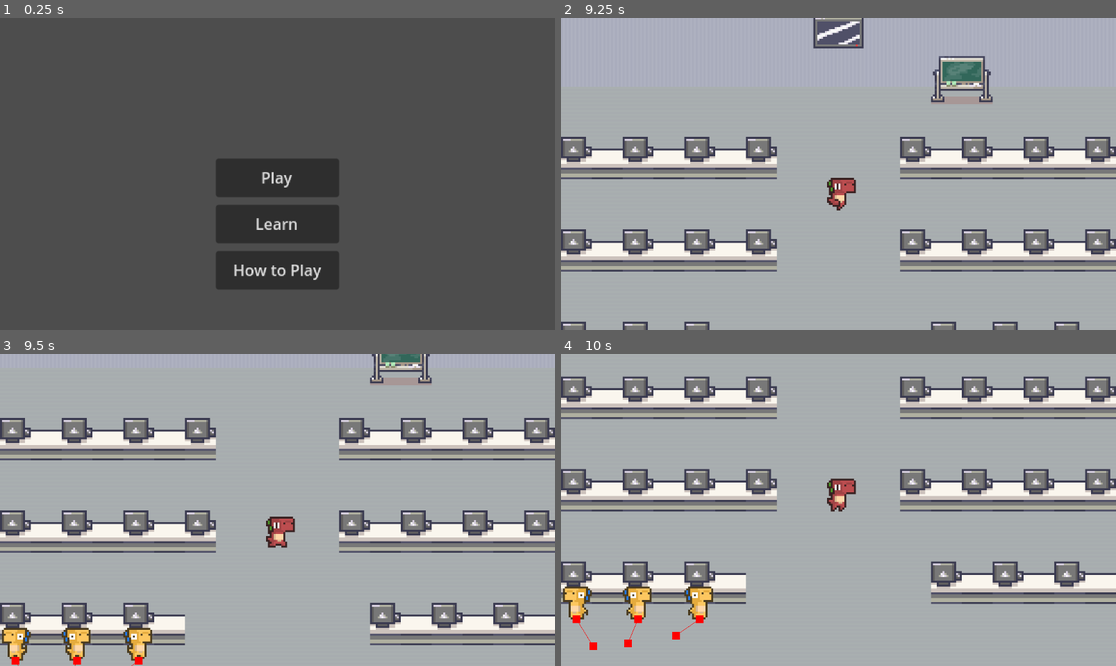
Above: before the commit, frames 1-4 (two rows, left to right).
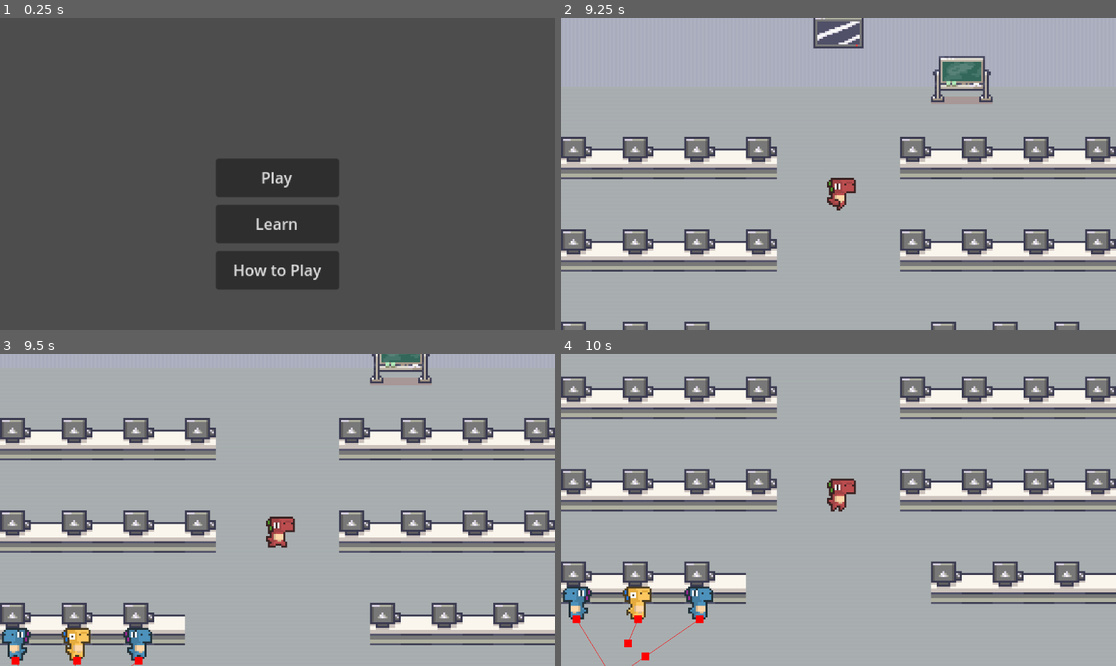
Above: after the commit, the same moments.

Repository: Raikosuu/Full-Tech-Panic_Public
Game: Godot game, scene res://scenes/main_menu.tscn
Same seed, same stepped clock (60 frames per second), same inputs: the game is played once before the commit and once after it.
Inputs (mouse positions are in pixels of both pictures, inside the frame that each line leads up to):
- Up to frame 1 (0.25 s): no input
- Up to frame 2 (9.25 s): click "Play" at 0.5 s; move the mouse to (810, 236) at 1.27 s; hold W (move_up) 1.28-2 s; click (810, 236) at 1.42 s; drag from (1005, 220) to (572, 239) at 2.02 s; move the mouse to (672, 127) at 2.77 s; hold A (move_left) 2.78-3.5 s; drag from (866, 174) to (760, 261) at 3.52 s; move the mouse to (755, 96) at 4.27 s; hold S (move_down) 4.28-5 s; drag from (960, 158) to (866, 220) at 5.02 s; move the mouse to (727, 189) at 5.77 s; hold W (move_up) 5.78-6.5 s; click (727, 189) at 5.92 s; drag from (894, 105) to (927, 258) at 6.52 s; move the mouse to (810, 236) at 7.27 s; hold D (move_right) 7.28-8 s; drag from (1005, 220) to (1082, 261) at 8.02 s; move the mouse to (672, 127) at 8.77 s; hold S (move_down) from 8.78 s (still down)
- Up to frame 3 (9.5 s): keep holding S (move_down)
- Up to frame 4 (10 s): release S (move_down) at 9.5 s; drag from (866, 510) to (1038, 475) at 9.52 s

Frames 1-2 are identical in both runs. In frame 3, 0.7% of the frame differs, in the area x 0-28%, y 87-99%; in frame 4, 0.8%, in the area x 0-28%, y 74-100%.

Commit message:
Randomized NPC spawner added

Diff:
--- a/scenes/game_scene.tscn
+++ b/scenes/game_scene.tscn
@@ -2564,6 +2564,7 @@
 [node name="npc_handler" type="Node2D" parent="."]
 
 [node name="NavigationRegion2D" type="NavigationRegion2D" parent="."]
+visible = false
 navigation_polygon = SubResource("NavigationPolygon_y3j0m")
 
 [node name="comp_seats" type="Node2D" parent="."]
--- a/scenes/npc_1.tscn
+++ b/scenes/npc_1.tscn
@@ -105,7 +105,7 @@
 target_desired_distance = 5.0
 avoidance_enabled = true
 radius = 7.0
-max_neighbors = 20
+max_neighbors = 22
 debug_enabled = true
 
 [node name="Timer" type="Timer" parent="."]
--- a/scenes/npc_2.tscn
+++ b/scenes/npc_2.tscn
@@ -105,6 +105,7 @@
 target_desired_distance = 5.0
 avoidance_enabled = true
 radius = 7.0
+max_neighbors = 22
 debug_enabled = true
 
 [node name="Timer" type="Timer" parent="."]
--- a/scenes/seats.tscn
+++ b/scenes/seats.tscn
@@ -3,7 +3,7 @@
 [ext_resource type="Script" uid="uid://c61235cbcitkf" path="res://scripts/seats.gd" id="1_m3nl5"]
 
 [sub_resource type="CircleShape2D" id="CircleShape2D_psav7"]
-radius = 5.0
+radius = 1.0
 
 [node name="seats" type="Area2D"]
 collision_mask = 2
--- a/scripts/npc_spawn.gd
+++ b/scripts/npc_spawn.gd
@@ -1,14 +1,28 @@
 extends Marker2D
 
-@onready var npc = preload("res://scenes/npc_1.tscn")
+@onready var npc_scenes = [
+	preload("res://scenes/npc_1.tscn"),
+	preload("res://scenes/npc_2.tscn")
+]
+
 var max_spawn = 22
 var spawn_count = 0
+
+func _ready() -> void:
+	randomize()
 
 func _on_timer_timeout() -> void:
 	if spawn_count == max_spawn:
 		$Timer.stop()
 	else:
-		var npcs = npc.instantiate()
+		# Pick a random NPC scene
+		var npc_scene = npc_scenes[randi() % npc_scenes.size()]
+		var npcs = npc_scene.instantiate()
+
+		# Set spawn position
 		npcs.position = position
+
+		# Add to handler
 		get_parent().get_node("npc_handler").add_child(npcs)
+
 		spawn_count += 1
--- a/scripts/seats.gd
+++ b/scripts/seats.gd
@@ -6,5 +6,9 @@
 	if not is_taken:
 		is_taken = true
 
-func _on_body_entered(_body: Node2D) -> void:
-	print("Seat is taken")
+func _on_body_entered(body: Node2D) -> void:
+	if body is CharacterBody2D:
+		var char_body = body as CharacterBody2D
+		# If velocity is zero, the body is not moving
+		if char_body.velocity == Vector2.ZERO:
+			print("Seat is taken")
